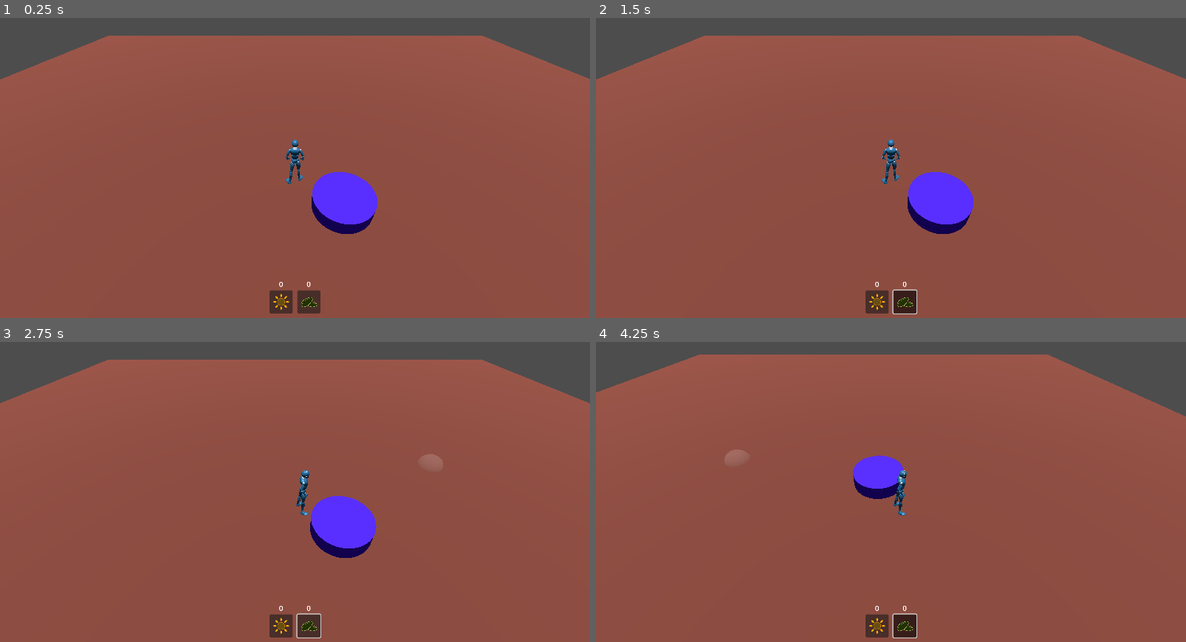
Above: before the commit, frames 1-4 (two rows, left to right).
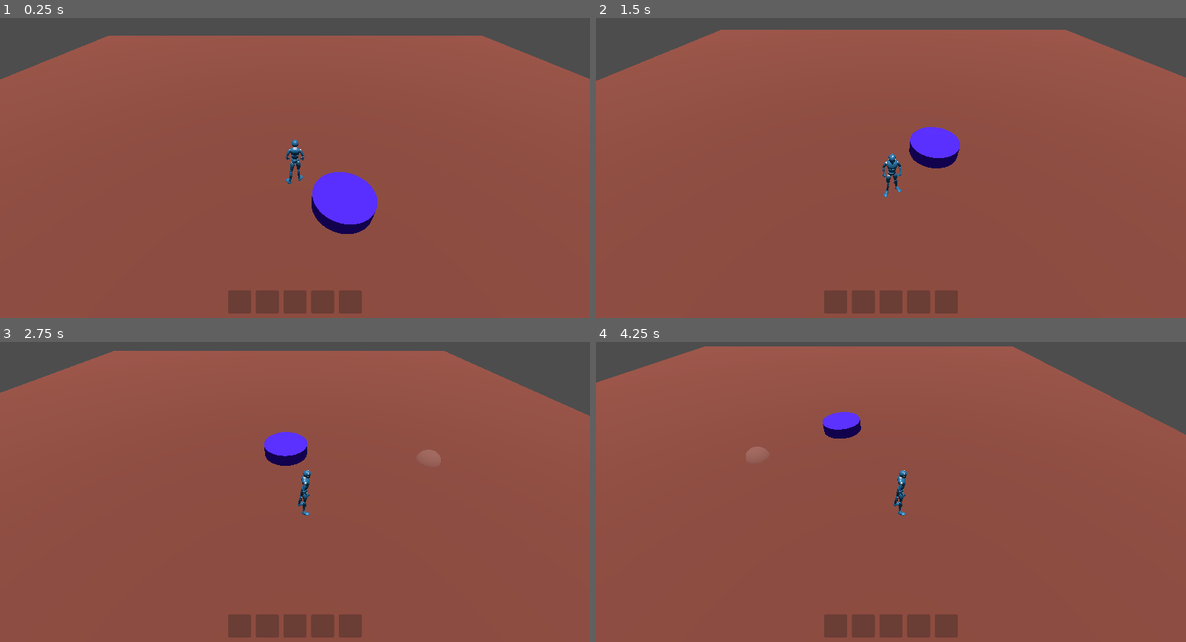
Above: after the commit, the same moments.

Repository: CapsCollective/sunflower
Game: Godot game, scene res://assets/common/scenes/game_world.tscn
Two runs of this game, one before a commit and one after it. Both use one fixed random seed, a clock stepped at 60 frames per second and the inputs below.
Inputs (mouse positions are in pixels of both pictures, inside the frame that each line leads up to):
- Up to frame 1 (0.25 s): no input
- Up to frame 2 (1.5 s): click (879, 303) at 0.5 s, where only the run before the commit has a clickable "0"; click (902, 303) at 1.25 s, where only the run before the commit has a clickable "0"
- Up to frame 3 (2.75 s): tap Enter (next_turn) at 2 s; move the mouse to (424, 459) at 2.02 s; press the mouse at (424, 459) at 2.03 s; hold D (move_right) from 2.03 s (still down)
- Up to frame 4 (4.25 s): move the mouse to (773, 492) at 2.77 s; release D (move_right) at 2.78 s; release the mouse at (773, 492) at 2.78 s; hold S (move_back) 2.78-3.53 s; tap Enter (next_turn) at 2.85 s; move the mouse to (950, 405) at 3.52 s; hold D (move_right) from 3.53 s (still down); hold Right mouse button (rmb_down) from 3.53 s (still down)

The runs differ from the first frame. In frame 1, 1.6% of the frame differs, in the area x 38-62%, y 87-99%; in frame 2, 6.1%; in frame 3, 7.3%, in the area x 0-100%, y 2-99%; in frame 4, 6.3%.
Error in both runs: Invalid call. Nonexistent function 'next_turn' in base 'Node (game_manager.gd)'. (res://assets/zones/scripts/zone.gd:12)

Commit message:
Hotbar auto adding and removing items

Diff:
--- a/assets/common/scenes/game_world.tscn
+++ b/assets/common/scenes/game_world.tscn
@@ -11,6 +11,5 @@
 [node name="CurrentScene" type="Node" parent="."]
 
 [node name="Hotbar" parent="." instance=ExtResource("2_0dovd")]
-anchors_preset = 12
 
 [node name="DebugDisplay" parent="." instance=ExtResource("2_elnij")]
--- a/assets/common/scripts/game_manager.gd
+++ b/assets/common/scripts/game_manager.gd
@@ -1,10 +1,12 @@
 extends Node
 
 signal load_completed
+signal day_incremented
 signal grid_updated
-signal zone_changed
-signal day_incremented
-signal item_changed(resource: String, value: int)
+signal current_zone_updated
+signal inventory_updated(item_id: String, value: int)
+signal hotbar_updated
+signal item_selected(item_id: String)
 
 const items_dt = preload("res://assets/items/items_dt.tres")
 
@@ -21,14 +23,16 @@
 	'potato_crop',
 ]
 
-var selected_item: String
-
 var game_world: GameWorld:
 	set(world):
 		Utils.log_info("Initialisation", "Game world registered")
 		game_world = world
 
 var current_zone: Zone
+
+var selected_item: String:
+	set(item_id):
+		selected_item = item_id
 
 func _ready():
 	Savegame.load_file()
@@ -39,12 +43,12 @@
 	current_zone = zone
 	if not Savegame.player.zones.has(zone.id):
 		Savegame.player.zones[zone.id] = init_map()
-	zone_changed.emit()
+	current_zone_updated.emit()
 
 func deregister_zone(zone: Zone):
 	if zone == current_zone:
 		current_zone = null
-		zone_changed.emit()
+		current_zone_updated.emit()
 
 func get_grid_point(pos: Vector3) -> Dictionary:
 	var point = current_zone.grid.get_cell_by_position(pos)
@@ -107,6 +111,9 @@
 		return 0
 	return Savegame.player.inventory[item_id]
 
+func change_item_count(item_id: String, change: int):
+	set_item_count(item_id, get_item_count(item_id) + change)
+
 func set_item_count(item_id: String, value: int):
 	if not valid_item(item_id):
 		Utils.log_warn("Item", item_id, " is not a valid item type")
@@ -115,6 +122,13 @@
 		Utils.log_warn("Item", "Cannot have fewer than 0 of any ", item_id)
 		return
 
+	if get_item_count(item_id) == 0 and value > 0 and not Savegame.player.hotbar.has(item_id):
+		Savegame.player.hotbar.append(item_id)
+		hotbar_updated.emit()
+	if get_item_count(item_id) > 0 and value == 0 and not Savegame.player.hotbar.has(item_id):
+		Savegame.player.hotbar.erase(item_id)
+		hotbar_updated.emit()
+
 	Utils.log_info("Item", "Setting ", item_id, " count to ", value)
 	Savegame.player.inventory[item_id] = value
-	item_changed.emit(item_id, value)
+	inventory_updated.emit(item_id, value)
--- a/assets/debug/common/scenes/debug_display.tscn
+++ b/assets/debug/common/scenes/debug_display.tscn
@@ -1,8 +1,9 @@
-[gd_scene load_steps=4 format=3 uid="uid://klq80i004brf"]
+[gd_scene load_steps=5 format=3 uid="uid://klq80i004brf"]
 
 [ext_resource type="Script" path="res://assets/debug/common/scripts/debug_display.gd" id="1_fy0n0"]
 [ext_resource type="PackedScene" uid="uid://4nnjvgrn7b40" path="res://assets/debug/game/scenes/debug_section_game.tscn" id="3_dotgb"]
 [ext_resource type="PackedScene" uid="uid://cmj6ltk4enqhw" path="res://assets/debug/savegame/scenes/debug_section_savegame.tscn" id="3_yc7rx"]
+[ext_resource type="PackedScene" uid="uid://6pa6socmy3mf" path="res://assets/debug/inventory/scenes/debug_section_inventory.tscn" id="4_3dg2b"]
 
 [node name="DebugDisplay" type="Control"]
 layout_mode = 3
@@ -52,3 +53,7 @@
 [node name="Savegame" parent="TabContainer" instance=ExtResource("3_yc7rx")]
 visible = false
 layout_mode = 2
+
+[node name="Inventory" parent="TabContainer" instance=ExtResource("4_3dg2b")]
+visible = false
+layout_mode = 2
--- a/assets/debug/game/scripts/debug_section_game.gd
+++ b/assets/debug/game/scripts/debug_section_game.gd
@@ -31,7 +31,7 @@
 	update_button.button_up.connect(on_update_button_up)
 	next_day_button.button_up.connect(on_next_day_button_up)
 	GameManager.grid_updated.connect(refresh_grid)
-	GameManager.zone_changed.connect(refresh_grid)
+	GameManager.current_zone_updated.connect(refresh_grid)
 	x_slider.value_changed.connect(on_slider_updated)
 	y_slider.value_changed.connect(on_slider_updated)
 	grid_property.item_selected.connect(on_property_selected)
--- /dev/null
+++ b/assets/debug/inventory/scenes/debug_section_inventory.tscn
@@ -0,0 +1,30 @@
+[gd_scene load_steps=2 format=3 uid="uid://6pa6socmy3mf"]
+
+[ext_resource type="Script" path="res://assets/debug/inventory/scripts/debug_section_inventory.gd" id="1_02y2p"]
+
+[node name="Inventory" type="Control"]
+layout_mode = 3
+anchors_preset = 15
+anchor_right = 1.0
+anchor_bottom = 1.0
+grow_horizontal = 2
+grow_vertical = 2
+script = ExtResource("1_02y2p")
+
+[node name="VBoxContainer" type="VBoxContainer" parent="."]
+layout_mode = 1
+anchors_preset = -1
+anchor_right = 1.0
+anchor_bottom = 1.0
+offset_left = 10.0
+offset_top = 10.0
+offset_right = -10.0
+offset_bottom = -10.0
+theme_override_constants/separation = 12
+
+[node name="SeedsButton" type="Button" parent="VBoxContainer"]
+unique_name_in_owner = true
+custom_minimum_size = Vector2(200, 2.08165e-12)
+layout_mode = 2
+size_flags_horizontal = 0
+text = "Add Seeds"
--- /dev/null
+++ b/assets/debug/inventory/scripts/debug_section_inventory.gd
@@ -0,0 +1,9 @@
+extends DebugSection
+
+@onready var seeds_button: Button = %SeedsButton
+
+func _ready():
+	seeds_button.button_up.connect(add_seeds)
+
+func add_seeds():
+	GameManager.change_item_count('sunflower_seed', 3)
--- a/assets/items/scenes/hotbar.tscn
+++ b/assets/items/scenes/hotbar.tscn
@@ -3,7 +3,7 @@
 [ext_resource type="Script" path="res://assets/items/scripts/hotbar.gd" id="1_iy3xl"]
 
 [node name="Hotbar" type="HBoxContainer"]
-anchors_preset = -1
+anchors_preset = 12
 anchor_top = 1.0
 anchor_right = 1.0
 anchor_bottom = 1.0
--- a/assets/items/scenes/hotbar_item.tscn
+++ b/assets/items/scenes/hotbar_item.tscn
@@ -1,12 +1,11 @@
-[gd_scene load_steps=3 format=3 uid="uid://cyc7qj42cns4l"]
+[gd_scene load_steps=2 format=3 uid="uid://cyc7qj42cns4l"]
 
-[ext_resource type="Texture2D" uid="uid://bxf7bopvfnsv6" path="res://assets/items/icons/sunflower_crop.svg" id="1_bv4y6"]
 [ext_resource type="Script" path="res://assets/items/scripts/hotbar_item.gd" id="2_byywe"]
 
 [node name="HotbarItem" type="Button"]
 custom_minimum_size = Vector2(50, 50)
+disabled = true
 toggle_mode = true
-icon = ExtResource("1_bv4y6")
 icon_alignment = 1
 vertical_icon_alignment = 2
 expand_icon = true
@@ -20,5 +19,4 @@
 offset_top = -25.0
 grow_horizontal = 2
 grow_vertical = 2
-text = "3"
 horizontal_alignment = 1
--- a/assets/items/scripts/hotbar.gd
+++ b/assets/items/scripts/hotbar.gd
@@ -1,25 +1,25 @@
 extends Node
+
+const HOTBAR_ITEMS = 5
 
 const hotbar_item_scene = preload("res://assets/items/scenes/hotbar_item.tscn")
 @onready var button_group: ButtonGroup = ButtonGroup.new()
 
 func _ready():
+	button_group.allow_unpress = true
 	button_group.pressed.connect(on_item_selected)
-	button_group.allow_unpress = true
+	GameManager.hotbar_updated.connect(refresh)
 	refresh()
 
 func refresh():
-	print ("Loading")
 	for c in get_children():
 		c.queue_free()
-	for item in GameManager.items_dt:
-		print(item.key)
+	for slot in range(HOTBAR_ITEMS):
 		var instance: HotbarItem = hotbar_item_scene.instantiate()
 		add_child(instance)
-		var details = GameManager.get_item_details(item.key)
-		instance.icon = load(details.icon_path)
 		instance.button_group = button_group
-		instance.counter.text = str(GameManager.get_item_count(item.key))
+		if (len(Savegame.player.hotbar) > slot):
+			instance.item_id = Savegame.player.hotbar[slot]
 
 func on_item_selected(button: HotbarItem):
 	GameManager.selected_item = button.item_id
--- a/assets/items/scripts/hotbar_item.gd
+++ b/assets/items/scripts/hotbar_item.gd
@@ -1,4 +1,18 @@
 class_name HotbarItem extends Button
 
-var item_id: String
 @onready var counter: Label = %Label
+
+var item_id: String:
+	set(id):
+		item_id = id
+		var details = GameManager.get_item_details(item_id)
+		icon = load(details.icon_path)
+		counter.text = str(GameManager.get_item_count(item_id))
+		disabled = id == null
+
+func _ready():
+	GameManager.inventory_updated.connect(update_count)
+
+func update_count(id: String, count: int):
+	if id == item_id:
+		counter.text = str(count)
--- a/assets/persistence/player_data.gd
+++ b/assets/persistence/player_data.gd
@@ -20,6 +20,7 @@
 	return {
 		PD_SECTION_PLAYER_DAY: day,
 		PD_SECTION_PLAYER_INVENTORY: inventory,
+		PD_SECTION_PLAYER_HOTBAR: hotbar,
 		PD_SECTION_PLAYER_ZONES: zones,
 		PD_SECTION_PLAYER_CROPS: crops
 	}
